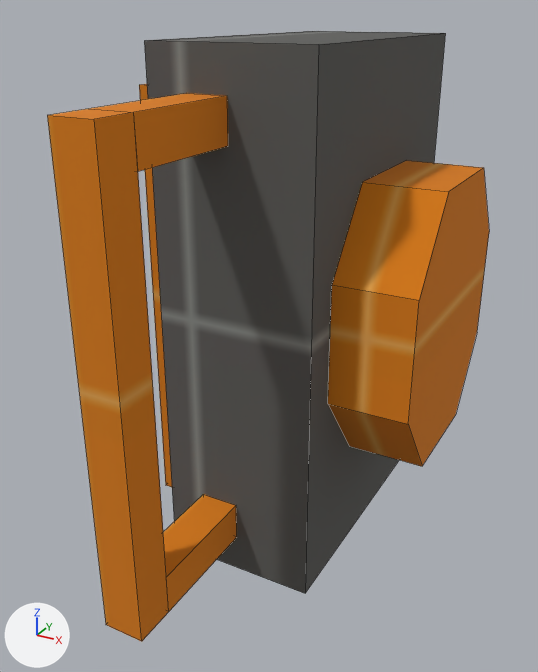
Renders of the OBJ model Assets/Models/Generated/props/camera.vmf.obj from each side of a commit.
Rendered twice from a 50 mm camera at (9.31, -17.36, 6.6) aimed at (1.08, -2.41, -0.87). The axes (+X, +Y, +Z) are drawn at lower left. The lights are the same throughout. Mesh edges are drawn as thin lines. Where no turn or scale is listed for an object, it has been applied to the vertices.

Names of what the first picture shows: '128', '129', '130', '158', '223', '6'.
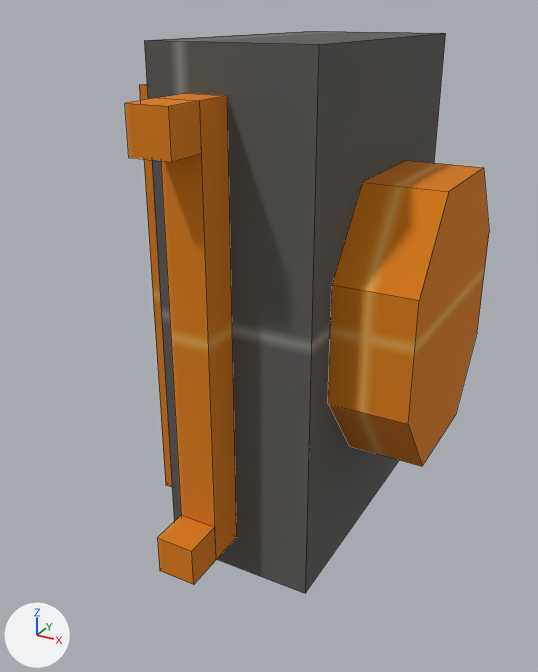
What the commit changed:
me_128 is used by ob_128; location (0.0, 0.0, 0.0).
me_128 had 8 vertices, 6 faces and spanned x 0.0..1.0, y -7.0..-4.0, z 4.0..5.0.
me_128 now has 8 vertices, 6 faces and spans x 0.0..1.0, y -6.0..-5.0, z 4.0..5.0.
me_128 part 1: the whole mesh is rebuilt.
me_129 has 8 vertices, 6 faces and spans x 0.0..1.0, y -7.0..-4.0, z -6.0..-5.0.
me_129 is used by ob_129; location (0.0, 0.0, 0.0).
me_129 part 2: the whole mesh is scaled about its middle by (1, 0.333, 1).
me_130 has 8 vertices, 6 faces and spans x 0.0..1.0, y -8.0..-7.0, z -6.0..5.0.
me_130 is used by ob_130; location (0.0, 0.0, 0.0).
me_130 part 3: the whole mesh is moved by (0.0, 3.0, 0.0).

Location of each change, [x1, y1, x2, y2] in pixels of the pictures (538 x 672 px):
'130', mesh moved
    before: [47, 109, 169, 642]
    after: [159, 93, 237, 560]
'128', reshaped (44% narrower, 18% shorter)
    before: [89, 93, 228, 171]
    after: [125, 98, 202, 162]
'129', mesh rescaled
    before: [163, 494, 237, 611]
    after: [157, 515, 216, 585]
